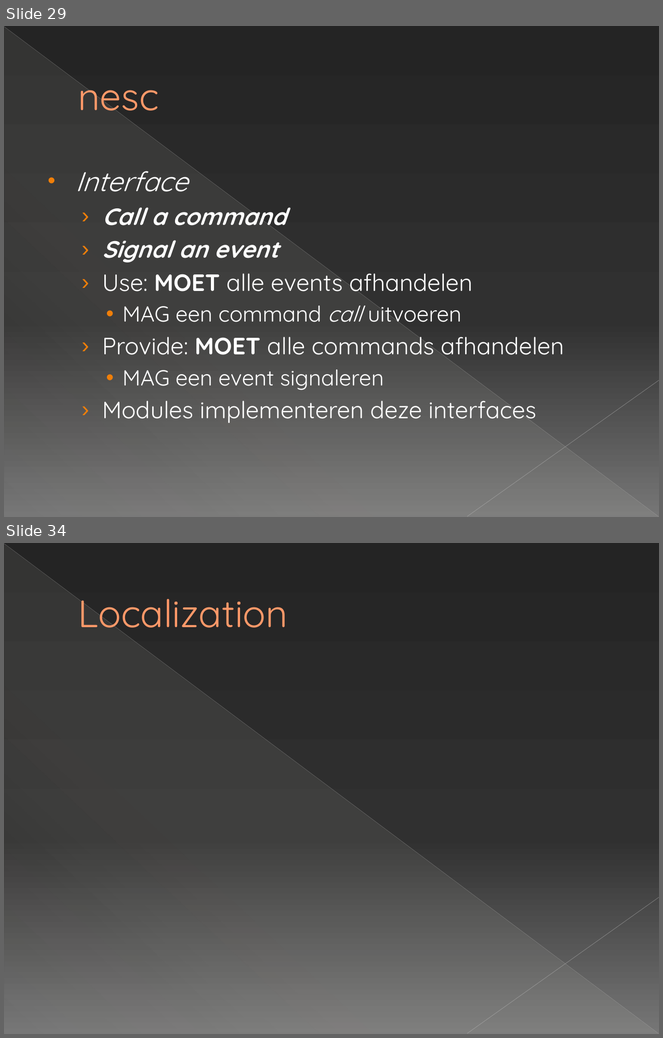
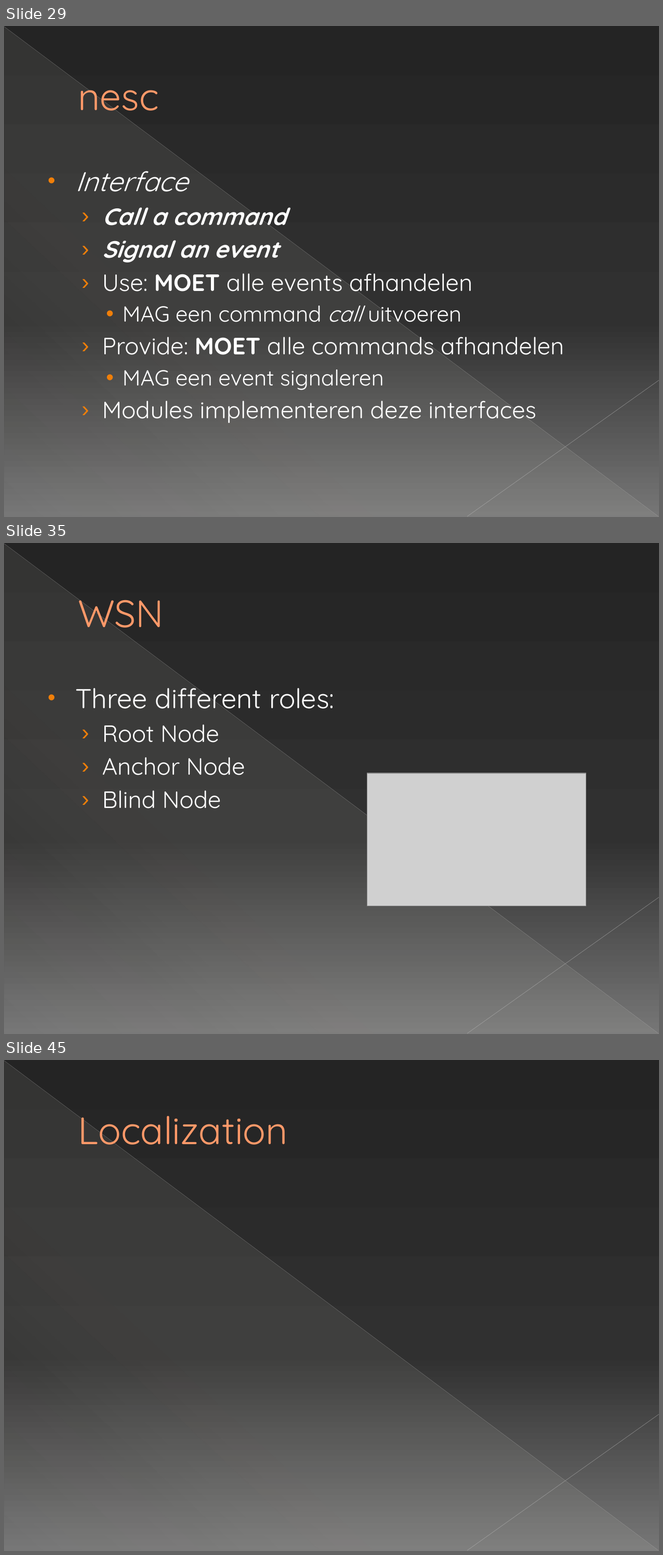
Before and after one commit to michelecorrea3/wsnlocalizationscala, a slide deck: Resources/WSN localization with Senseless framework.pptx. Shown one above the other, each under a label of ours: slides 29 and 34 before the commit, slides 29, 35 and 45 after it; the slides between them are not shown. The pictures are 663x1038 and 663x1555 pixels, drawn with LibreOffice and Linux fonts; fonts in the diff are those of the drawing; grey boxes stand for pictures. Boxes give left, top, right and bottom in pixels: in the first picture for what was removed or moved away, otherwise in the second. Text is boxed around its words. In the diff, an @@ line names an element or a change of style, - is before the commit and + after.

```diff
--- a/Resources/WSN localization with Senseless framework.pptx
+++ b/Resources/WSN localization with Senseless framework.pptx
@@ slide 35 added at (x1=4, y1=543, x2=659, y2=1034), background gradient #242424 to #303030 to #767676; not listed: 3 template elements that a slide beside it also shows @@
@@ title added at (x1=78, y1=599, x2=164, y2=637), 42 pt, text #FF9B6A @@
+WSN
@@ text added at (x1=75, y1=688, x2=334, y2=809), 26 pt, text #FFFFFF @@
+• Three different roles:
+  › Root Node
+  › Anchor Node
+  › Blind Node
@@ picture added at (x1=367, y1=774, x2=586, y2=906) @@
@@ what was slide 34 is now slide 45 @@
```
Also in this commit, not shown: 3 slides changed, 17 other slides added, 2 slides removed.
